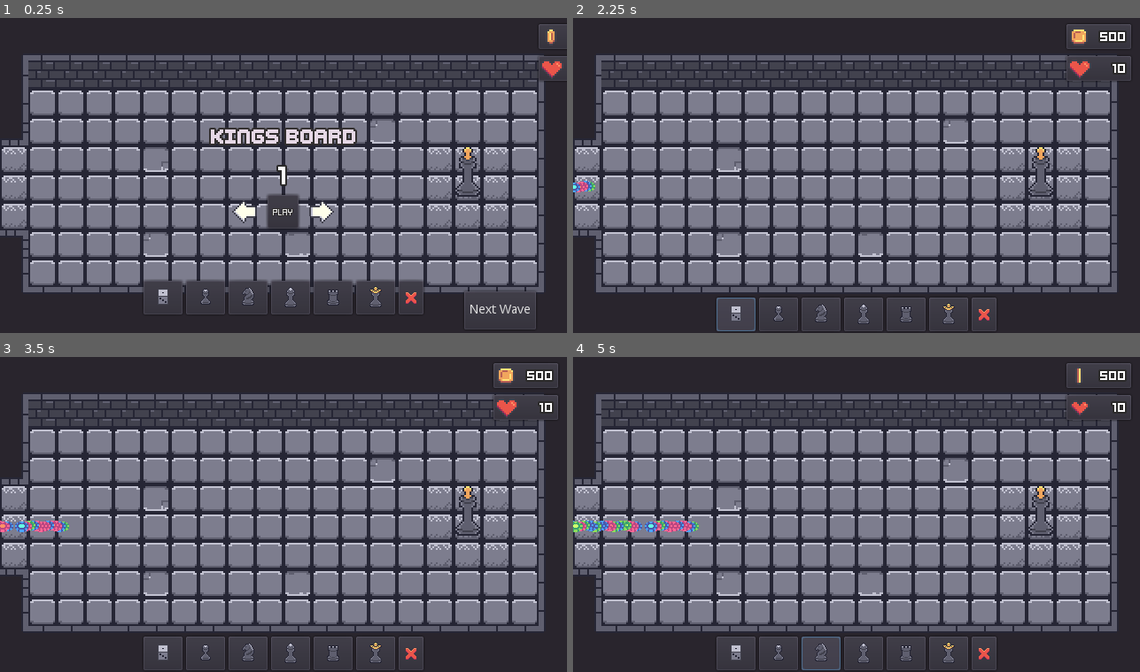
Above: before the commit, frames 1-4 (two rows, left to right).
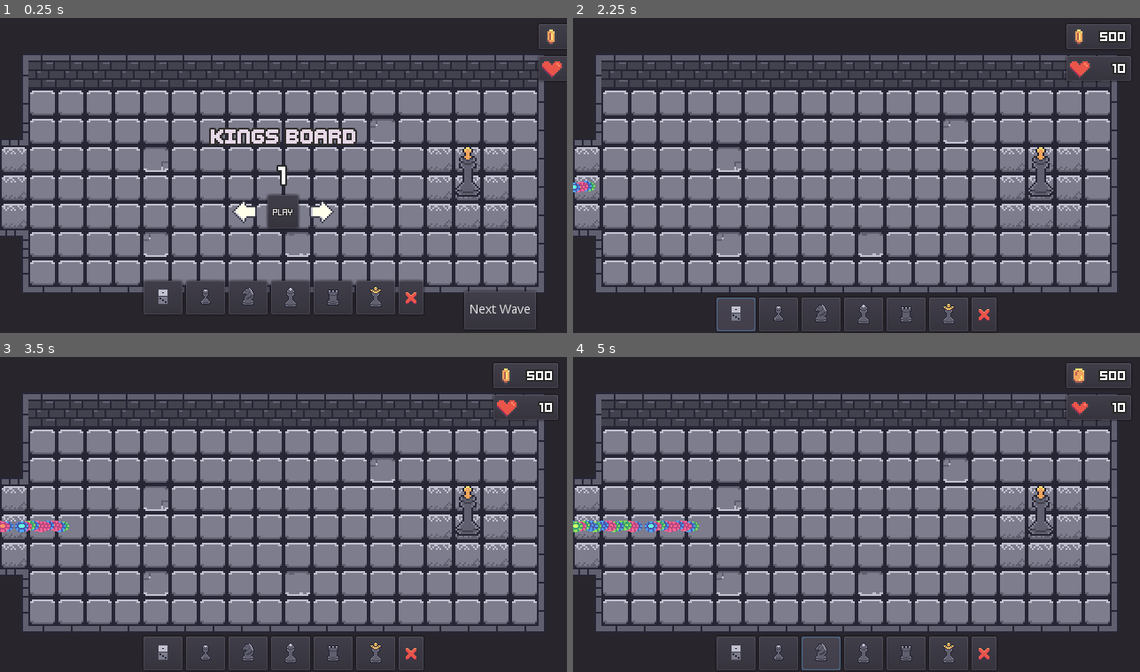
Above: after the commit, the same moments.

Repository: PetTurtle/LudumDare46
Game: Godot game, scene res://scenes/Game.tscn
Two runs of this game, one before a commit and one after it. Both use one fixed random seed, a clock stepped at 60 frames per second and the inputs below. Sound files missing from this copy of the repository are replaced by a short silence.
Inputs (mouse positions are in pixels of both pictures, inside the frame that each line leads up to):
- Up to frame 1 (0.25 s): no input
- Up to frame 2 (2.25 s): click "Play" at 0.5 s; click "Next Wave" at 1.25 s; click (737, 314) at 2 s
- Up to frame 3 (3.5 s): click "Next Wave" at 2.75 s
- Up to frame 4 (5 s): click (777, 653) at 3.5 s; click (822, 653) at 4.25 s

The runs differ from the first frame. In frame 1, less than 0.1% of the frame differs, in the area x 96-98%, y 4-8%; in frame 2, less than 0.1%, in the area x 87-91%, y 3-9%; in frame 3, less than 0.1%; in frame 4, less than 0.1%.

Commit message:
Updated Exports

Diff:
--- a/src/scenes/Game.tscn
+++ b/src/scenes/Game.tscn
@@ -366,7 +366,6 @@
 [node name="AnimatedSprite" type="AnimatedSprite" parent="UI/StatsPanel/VBoxContainer/CoinsPanel"]
 scale = Vector2( 2, 2 )
 frames = SubResource( 6 )
-frame = 2
 speed_scale = 2.0
 playing = true
 centered = false
@@ -647,7 +646,7 @@
 [node name="AnimatedSprite" type="AnimatedSprite" parent="TileGhost/Sprite/CostPanel/CostLabel"]
 position = Vector2( 4.74785, -12.489 )
 frames = SubResource( 13 )
-frame = 9
+frame = 7
 speed_scale = 2.0
 playing = true
 centered = false
Not shown, added: Exports/King's Table HTML.zip
Not shown, changed: Exports/King's Table Linux.zip
Not shown, changed: Exports/King's Table Windows.zip
Not shown, added: Exports/King's Table.appx.x86_64.zip
Not shown, changed: Exports/King's Table.appx.zip
